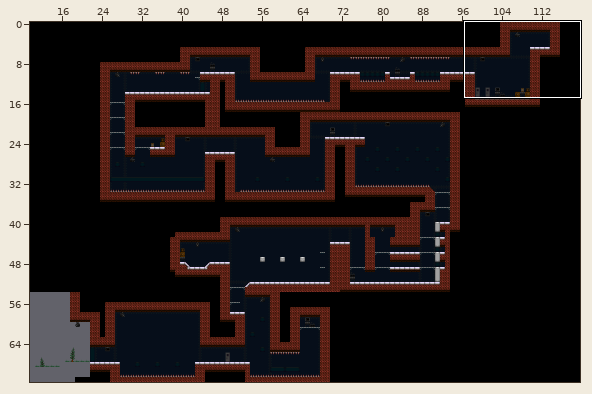
Tiled map -- misc/tiled/maps/factory.tmx. Above, an overview of the earlier version with the close-up marked.
Close-up. Earlier state:
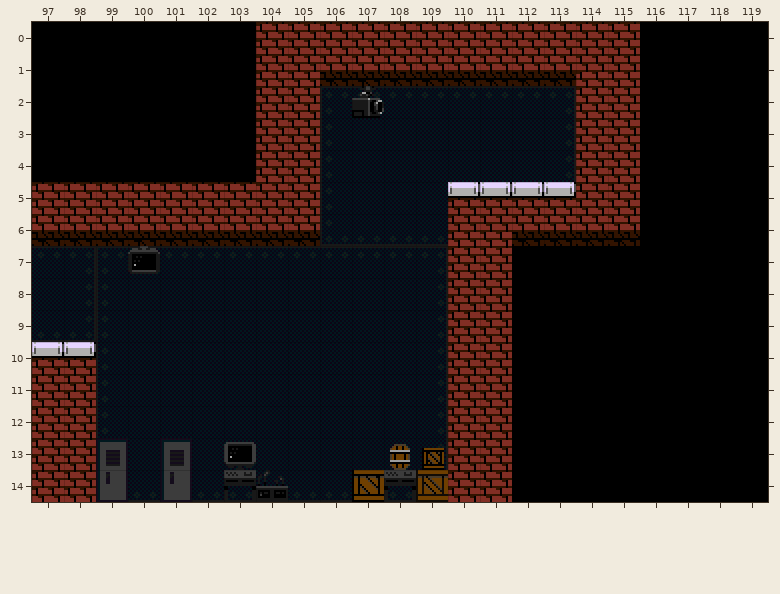
Cells are 16x16 px. Shown: x 97..119, y 0..14.
Once edited:
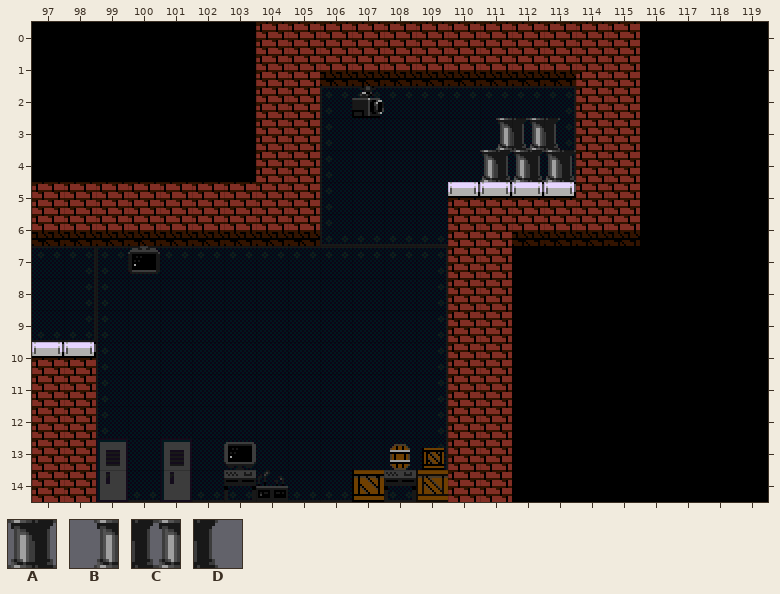
Key: from "Furniture": A 22 "drum", B 23 "drum_l", C 24 "drum_m", D 25 "drum_r".
_ is an empty cell.
The exact change:
Layer "wall":
y 3: x 111..113 ___ -> BCD
y 4: x 111..113 ___ -> AAA
Where, in picture pixels (left, top, right, bottom), the same in both close-ups:
added: (480, 118, 576, 182)
